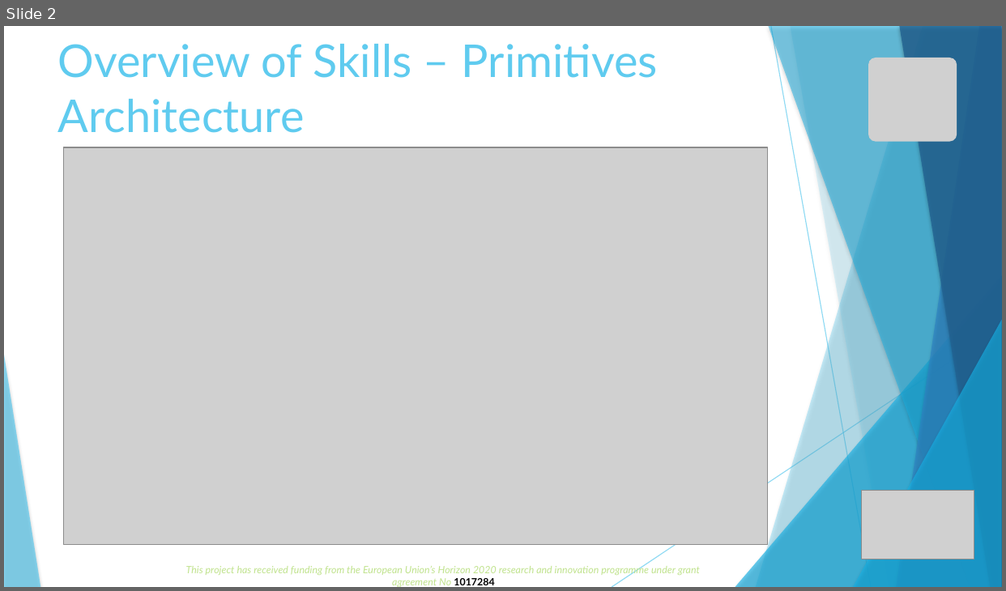
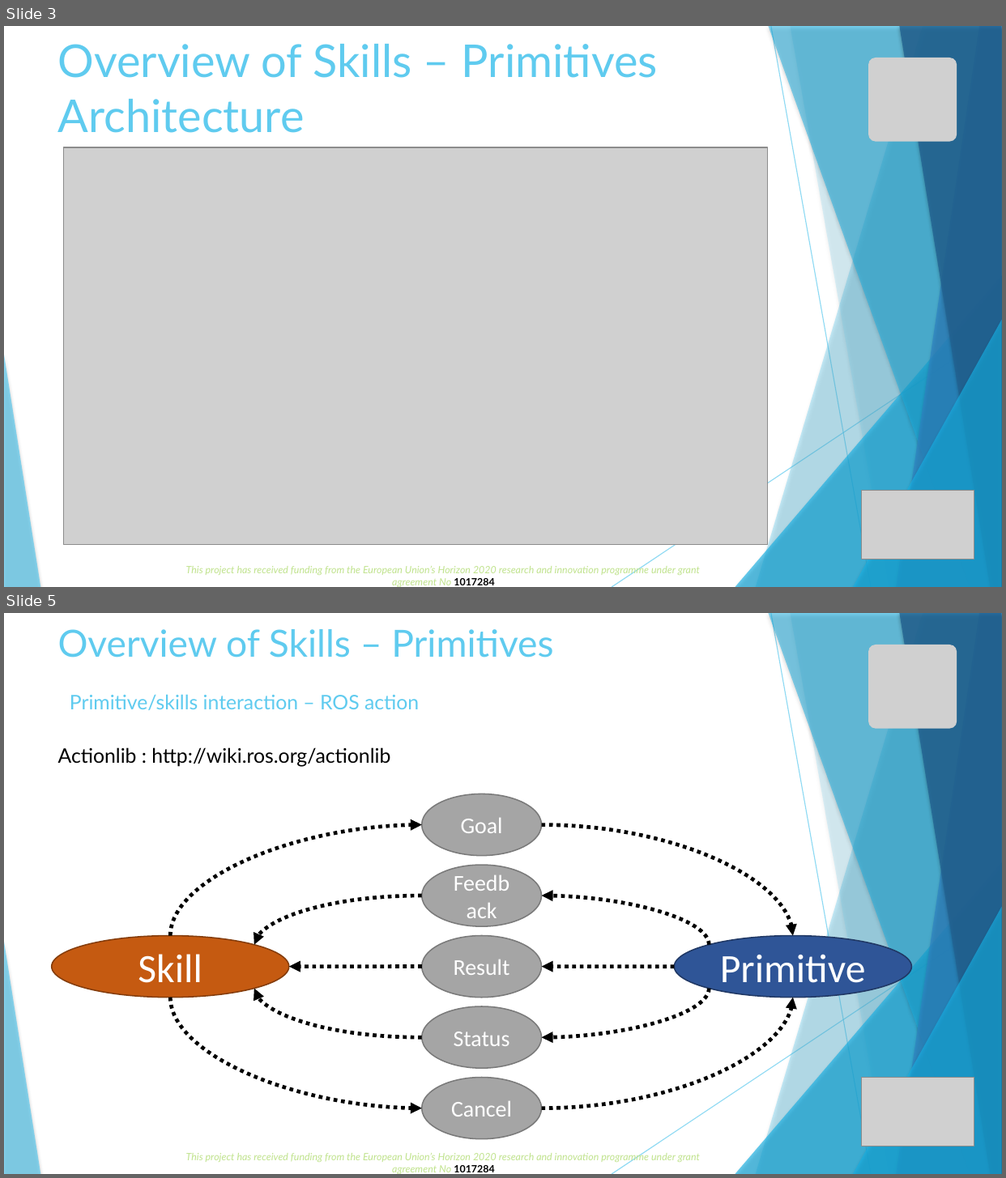
Before and after one commit to SirineBenAmor1/Acroba-project, a slide deck: docs/presentation.odp. Shown one above the other, each under a label of ours: slide 2 before the commit, slides 3 and 5 after it; the slides between them are not shown. The pictures are 1006x591 and 1006x1178 pixels, drawn with LibreOffice and Linux fonts; fonts in the diff are those of the drawing; grey boxes stand for pictures. Boxes give left, top, right and bottom in pixels: in the first picture for what was removed or moved away, otherwise in the second. Text is boxed around its words. In the diff, an @@ line names an element or a change of style, - is before the commit and + after.

```diff
--- a/docs/presentation.odp
+++ b/docs/presentation.odp
@@ slide 5 added at <box>4,613,1002,1174</box>, background #FFFFFF; not listed: 10 template elements that a slide beside it also shows @@
@@ text added at <box>58,629,553,767</box>, 16 pt, text #5FCBEF @@
+Overview of Skills – Primitives
+Primitive/skills interaction – ROS action
+Actionlib : http://wiki.ros.org/actionlib
@@ picture added at <box>869,645,957,729</box> @@
@@ group added at <box>52,794,911,1139</box>: 10 curved arrows, 7 ellipses @@
+Primitive
+Skill
+Feedback
+Goal
+Status
+Cancel
+Result
@@ picture added at <box>862,1078,974,1146</box> @@
@@ text added at <box>186,1152,700,1174</box>, 8 pt, text #C0E38D, italic @@
+This project has received funding from the European Union’s Horizon 2020 research and innovation programme under grant agreement No 1017284
@@ what was slide 2 is now slide 3 @@
```
Also in this commit, not shown: 2 slides changed, 4 other slides added.
